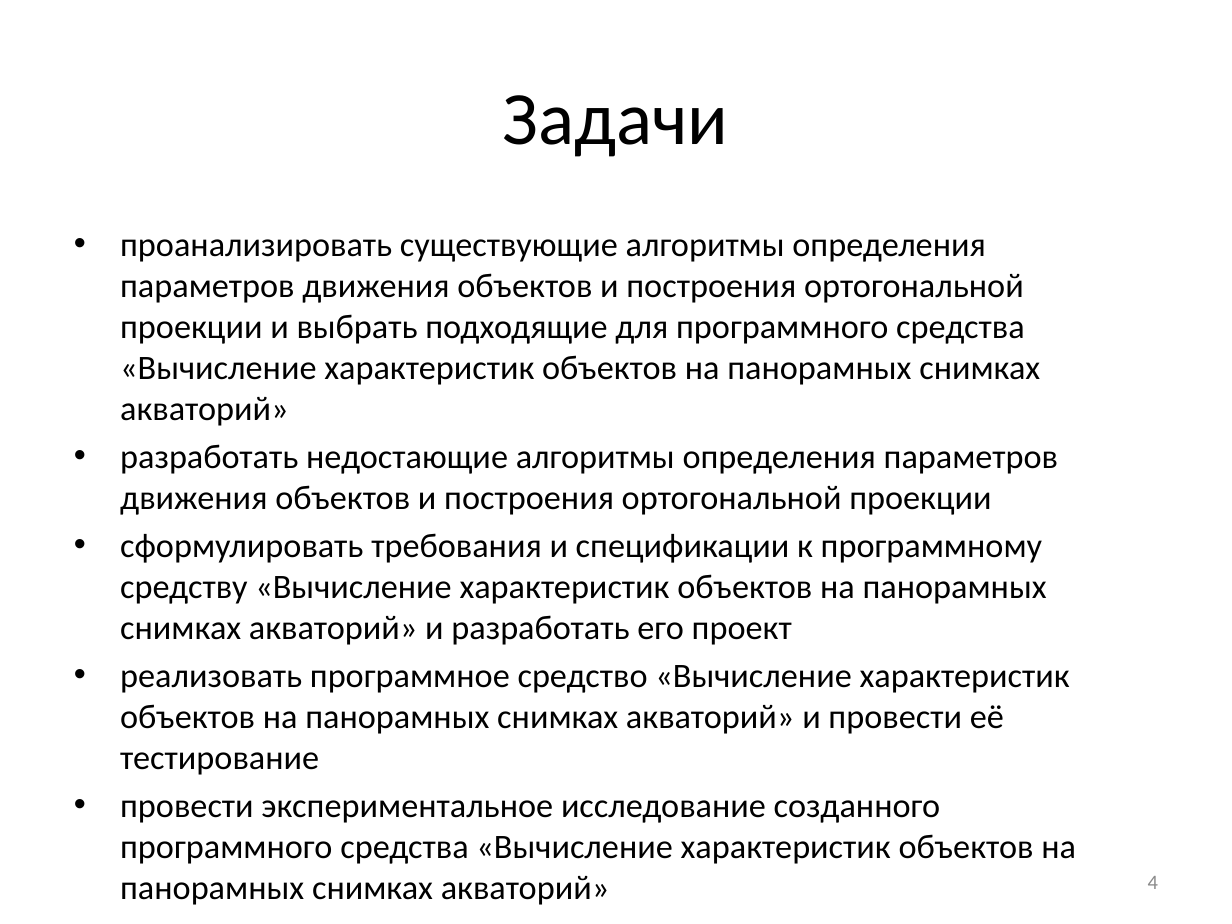
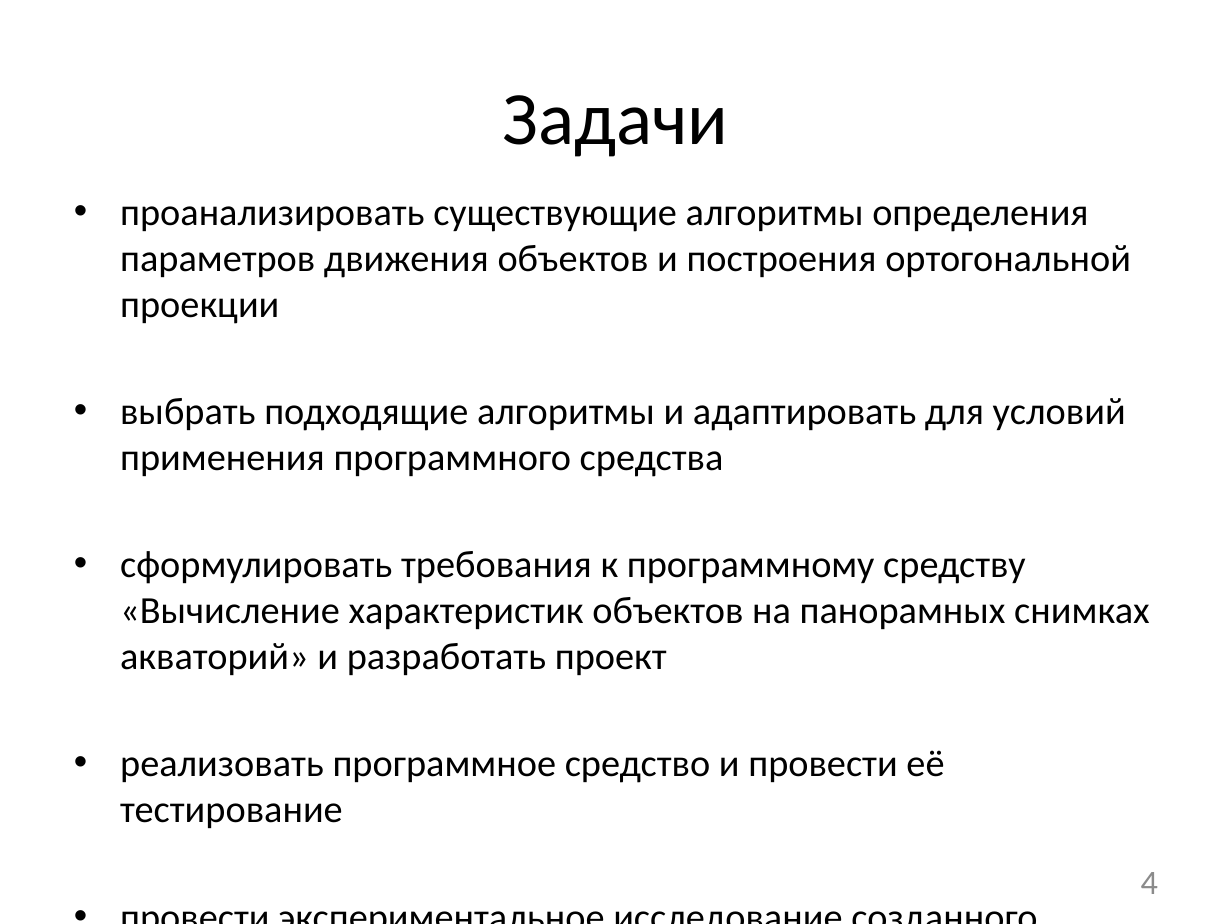
Before and after one commit to NecroArt/Diploma, a slide deck: slide 4 of docs/parts/conference.pptx. Drawn at 1232x924 pixels with LibreOffice and Linux fonts; fonts in the diff are those of the drawing. Boxes give left, top, right and bottom in pixels: in the first picture for what was removed or moved away, otherwise in the second. Text is boxed around its words. In the diff, an @@ line names an element or a change of style, - is before the commit and + after.

```diff
--- a/docs/parts/conference.pptx
+++ b/docs/parts/conference.pptx
@@ text at <box>120,206,1149,829</box>: text changed; size 20 to 22.4 pt @@
-• проанализировать существующие алгоритмы определения параметров движения объектов и построения ортогональной проекции и выбрать подходящие для программного средства «Вычисление характеристик объектов на панорамных снимках акваторий»
-• разработать недостающие алгоритмы определения параметров движения объектов и построения ортогональной проекции
-• сформулировать требования и спецификации к программному средству «Вычисление характеристик объектов на панорамных снимках акваторий» и разработать его проект
-• реализовать программное средство «Вычисление характеристик объектов на панорамных снимках акваторий» и провести её тестирование
-• провести экспериментальное исследование созданного программного средства «Вычисление характеристик объектов на панорамных снимках акваторий»
+• проанализировать существующие алгоритмы определения параметров движения объектов и построения ортогональной проекции
+• выбрать подходящие алгоритмы и адаптировать для условий применения программного средства
+• сформулировать требования к программному средству «Вычисление характеристик объектов на панорамных снимках акваторий» и разработать проект
+• реализовать программное средство и провести её тестирование
+• провести экспериментальное исследование созданного программного средства
@@ page number at <box>1141,872,1158,894</box>: size 12 to 20 pt @@
```
Also in this commit, not shown: 1 other slide changed, 1 other file.
